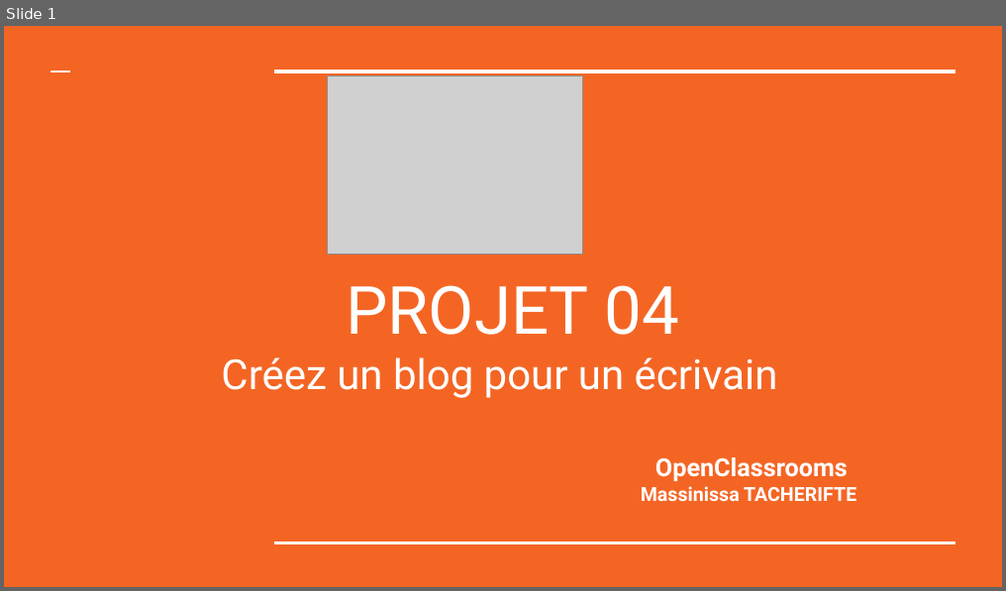
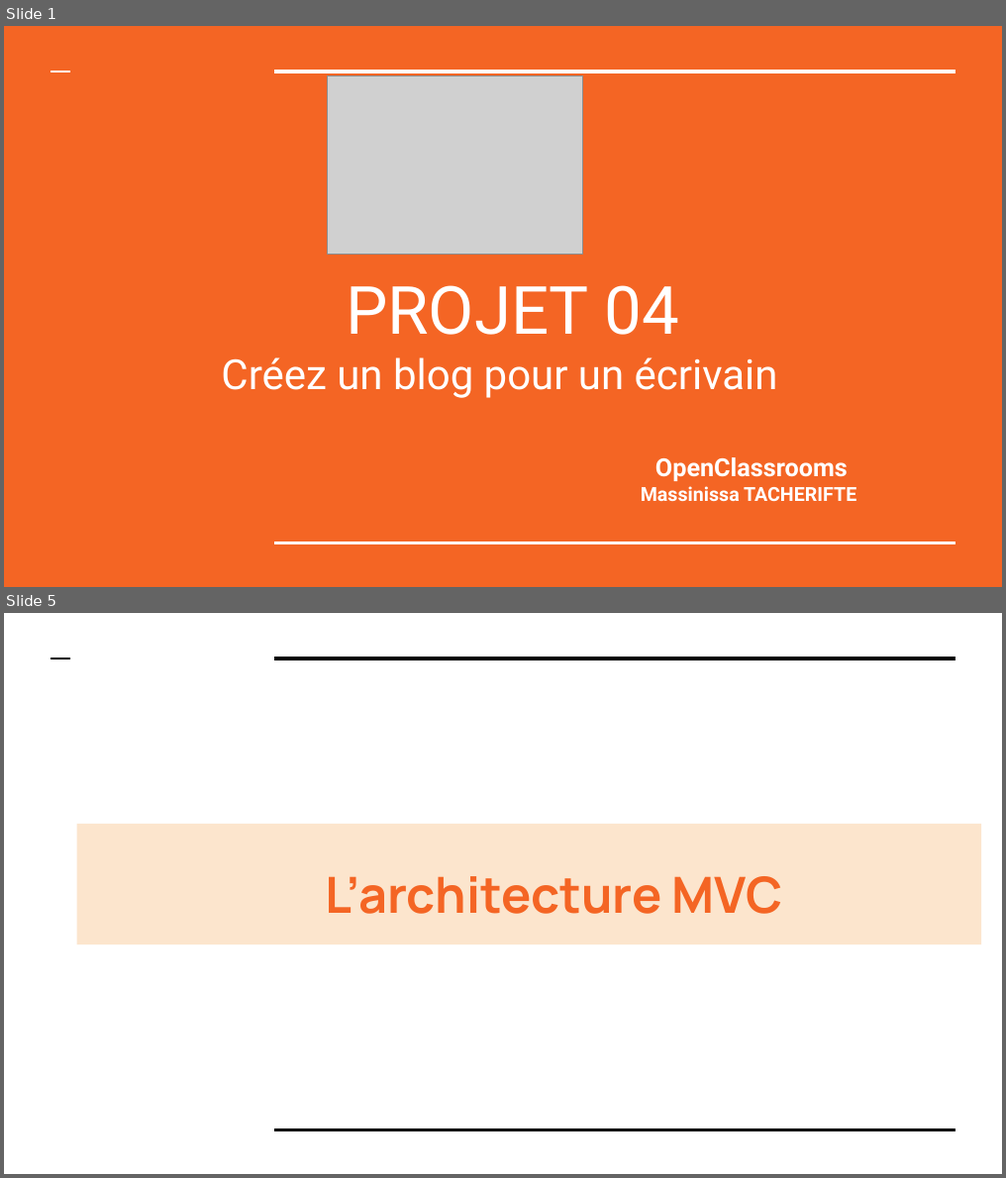
Before and after one commit to massinissa44/Projet-04-blog-pour-un-crivain-, a slide deck: P4_04_Presentation.pptx. Shown one above the other, each under a label of ours: slide 1 before the commit, slides 1 and 5 after it; the slides between them are not shown. The pictures are 1006x591 and 1006x1178 pixels, drawn with LibreOffice and Linux fonts; fonts in the diff are those of the drawing; grey boxes stand for pictures. Boxes give left, top, right and bottom in pixels: in the first picture for what was removed or moved away, otherwise in the second. Text is boxed around its words. In the diff, an @@ line names an element or a change of style, - is before the commit and + after.

```diff
--- a/P4_04_Presentation.pptx
+++ b/P4_04_Presentation.pptx
@@ slide 5 added at (4,613,1002,1174), background #FFFFFF @@
@@ line added from (51, 658) to (71, 658), #000000 1.5 pt @@
@@ line added from (274, 658) to (956, 658), #000000 3 pt @@
@@ title added at (77,824,981,945), fill #FCE5CD, 36 pt, text #F46524, bold @@
+L’architecture MVC
@@ line added from (274, 1130) to (956, 1130), #000000 1.5 pt @@
```
Also in this commit, not shown: 3 slides changed, 12 other slides added, 15 slides removed, 15 other files.
